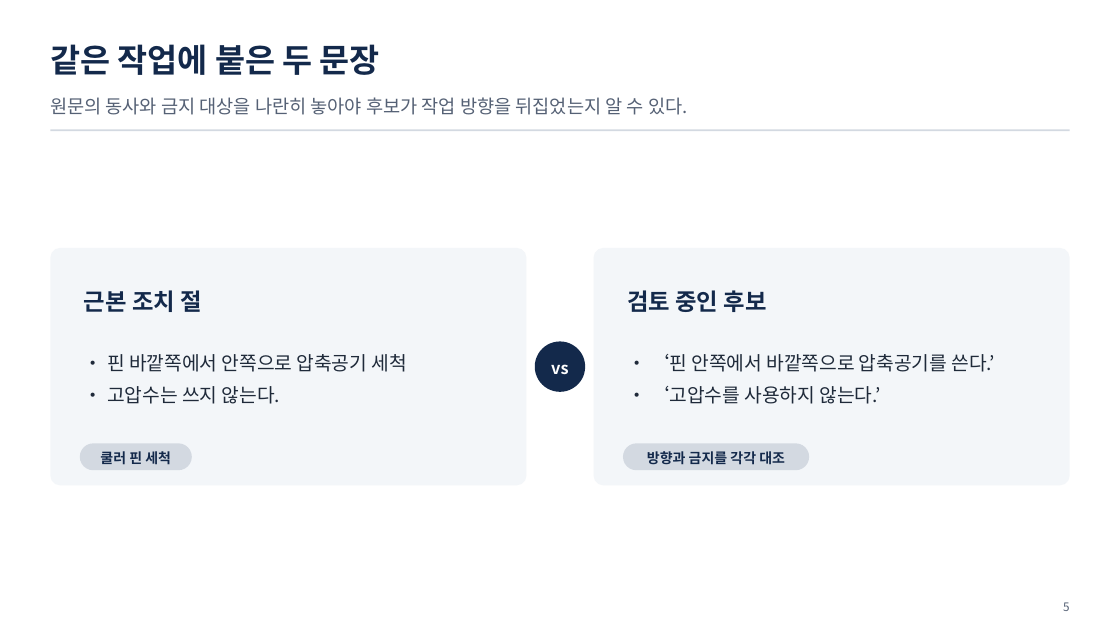
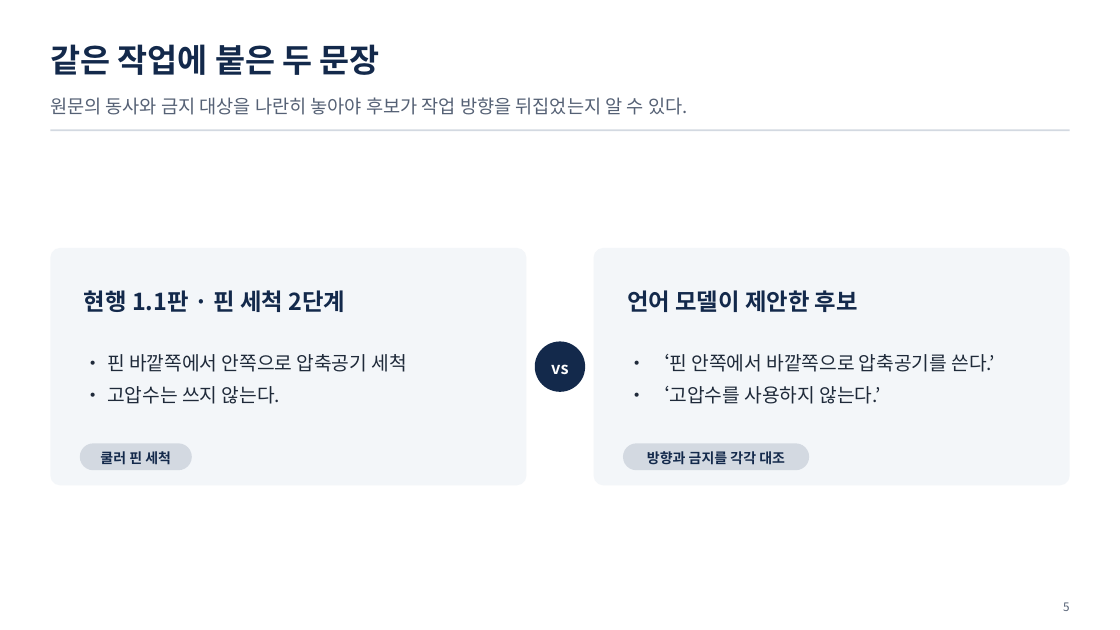
Before and after one commit to uengine-oss/hyd-iot-edu, a slide deck: slide 5 of workspace/강의제작/산출물/통합반/이론_오프라인/04회차/통합반_오프라인_04회차.pptx. Drawn at 1120x630 pixels with LibreOffice and Linux fonts; fonts in the diff are those of the drawing. Boxes give left, top, right and bottom in pixels: in the first picture for what was removed or moved away, otherwise in the second. Text is boxed around its words. In the diff, an @@ line names an element or a change of style, - is before the commit and + after.

Commit message:
통합반 현장 4회차 1~10장의 언어 모델 후보와 원문 대조 활동·발표자 노트를 온라인 확정 화면에 맞춘다

```diff
--- a/workspace/강의제작/산출물/통합반/이론_오프라인/04회차/통합반_오프라인_04회차.pptx
+++ b/workspace/강의제작/산출물/통합반/이론_오프라인/04회차/통합반_오프라인_04회차.pptx
@@ text at (x1=84, y1=290, x2=345, y2=312): text changed @@
-근본 조치 절
+현행 1.1판 · 핀 세척 2단계
@@ text at (x1=627, y1=290, x2=858, y2=312): text changed @@
-검토 중인 후보
+언어 모델이 제안한 후보
```
Also in this commit, not shown: 6 other slides changed, 10 other files.
